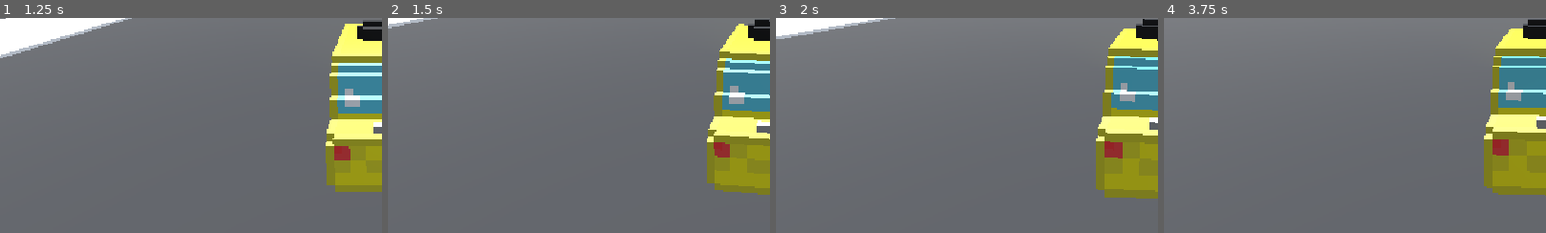
Above: before the commit, frames 1-4 (left to right).
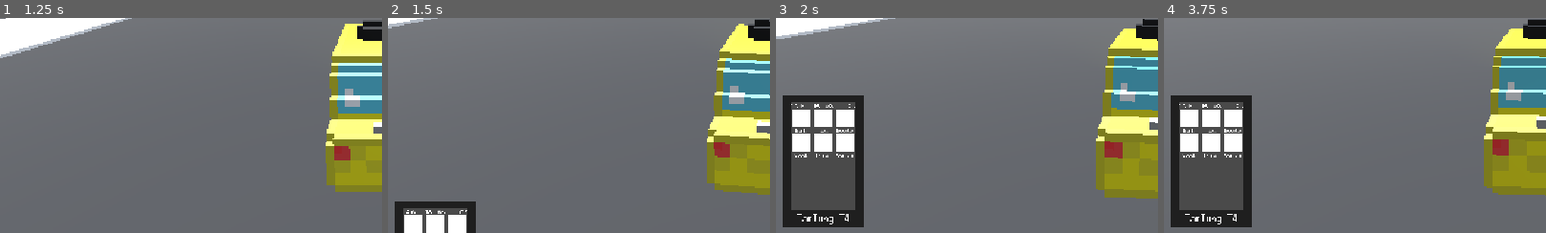
Above: after the commit, the same moments.

Repository: RafaeloxMC/super-taxi-sim
Game: Godot game, scene res://scenes/ui/main_menu.tscn
The game is run twice, just before and just after one commit, with the same random seed, the same clock (stepped at 60 frames per second) and the same inputs. A sky picture missing from this copy of the repository is replaced by a grey-blue gradient.
Inputs:
- Up to frame 1 (1.25 s): click "Play" at 0.5 s
- Up to frame 2 (1.5 s): tap Enter at 1.25 s; hold D (steer_right) from 1.28 s (still down); tap Q (phone, bound only after the commit) at 1.35 s
- Up to frame 3 (2 s): keep holding D (steer_right)
- Up to frame 4 (3.75 s): release D (steer_right) at 2.03 s; hold S (brake) 2.03-2.78 s; tap Q (phone, bound only after the commit) at 2.1, 3.05 s; hold D (steer_right) 2.78-3.53 s; tap Alt at 2.85 s; hold W (accelerate) from 3.53 s (still down); tap Shift at 3.6 s
The pictures show only the part of the screen within x 0-50%, y 50-100%; the shares and areas given below are measured in that part.

Frame 1 is identical in both runs. In frame 2, 3.1% of the frame differs, in the area x 1-23%, y 85-100%; in frame 3, 13%, in the area x 1-23%, y 36-98%; in frame 4, 13%.

Commit message:
Add animation for phone

Diff:
--- a/project.godot
+++ b/project.godot
@@ -55,6 +55,11 @@
 "events": [Object(InputEventKey,"resource_local_to_scene":false,"resource_name":"","device":-1,"window_id":0,"alt_press …(192 unchanged characters)…
 ]
 }
+phone={
+"deadzone": 0.2,
+"events": [Object(InputEventKey,"resource_local_to_scene":false,"resource_name":"","device":-1,"window_id":0,"alt_pressed":false,"shift_pressed":false,"ctrl_pressed":false,"meta_pressed":false,"pressed":false,"keycode":0,"physical_keycode":81,"key_label":0,"unicode":113,"location":0,"echo":false,"script":null)
+]
+}
 
 [rendering]
 
--- a/scenes/ui/phone.tscn
+++ b/scenes/ui/phone.tscn
@@ -1,6 +1,105 @@
-[gd_scene load_steps=2 format=3 uid="uid://dc28loonn3ymj"]
-
+[gd_scene load_steps=7 format=3 uid="uid://dc28loonn3ymj"]
+
+[ext_resource type="Script" uid="uid://btg63sdxjpwm8" path="res://scripts/ui/phone.gd" id="1_m12kn"]
 [ext_resource type="Theme" uid="uid://nfbuw1d6mf3f" path="res://assets/themes/ui.tres" id="1_srpgl"]
+
+[sub_resource type="Animation" id="Animation_m12kn"]
+resource_name = "pull"
+length = 0.5
+tracks/0/type = "bezier"
+tracks/0/imported = false
+tracks/0/enabled = true
+tracks/0/path = NodePath("Frame:position:x")
+tracks/0/interp = 1
+tracks/0/loop_wrap = true
+tracks/0/keys = {
+"handle_modes": PackedInt32Array(2, 0),
+"points": PackedFloat32Array(11, 0, 0, 0.083333336, 0, 11, -0.25, 0, 0.25, 0),
+"times": PackedFloat32Array(0, 0.5)
+}
+tracks/1/type = "bezier"
+tracks/1/imported = false
+tracks/1/enabled = true
+tracks/1/path = NodePath("Frame:position:y")
+tracks/1/interp = 1
+tracks/1/loop_wrap = true
+tracks/1/keys = {
+"handle_modes": PackedInt32Array(2, 0),
+"points": PackedFloat32Array(667, 0, 0, 0.083333336, -37.666668, 441, -0.25, 0, 0.25, 0),
+"times": PackedFloat32Array(0, 0.5)
+}
+
+[sub_resource type="Animation" id="Animation_1o12m"]
+length = 0.001
+tracks/0/type = "bezier"
+tracks/0/imported = false
+tracks/0/enabled = true
+tracks/0/path = NodePath("Frame:position:x")
+tracks/0/interp = 1
+tracks/0/loop_wrap = true
+tracks/0/keys = {
+"handle_modes": PackedInt32Array(0),
+"points": PackedFloat32Array(11, -0.25, 0, 0.25, 0),
+"times": PackedFloat32Array(0)
+}
+tracks/1/type = "bezier"
+tracks/1/imported = false
+tracks/1/enabled = true
+tracks/1/path = NodePath("Frame:position:y")
+tracks/1/interp = 1
+tracks/1/loop_wrap = true
+tracks/1/keys = {
+"handle_modes": PackedInt32Array(0),
+"points": PackedFloat32Array(441, -0.25, 0, 0.25, 0),
+"times": PackedFloat32Array(0)
+}
+
+[sub_resource type="Animation" id="Animation_35dvq"]
+resource_name = "put"
+length = 0.5
+tracks/0/type = "bezier"
+tracks/0/imported = false
+tracks/0/enabled = true
+tracks/0/path = NodePath("Frame:position:x")
+tracks/0/interp = 1
+tracks/0/loop_wrap = true
+tracks/0/keys = {
+"handle_modes": PackedInt32Array(0, 0),
+"points": PackedFloat32Array(11, -0.25, 0, 0.25, 0, 11, 0, 0, 0.083333336, 0),
+"times": PackedFloat32Array(0, 0.5)
+}
+tracks/1/type = "bezier"
+tracks/1/imported = false
+tracks/1/enabled = true
+tracks/1/path = NodePath("Frame:position:y")
+tracks/1/interp = 1
+tracks/1/loop_wrap = true
+tracks/1/keys = {
+"handle_modes": PackedInt32Array(0, 0),
+"points": PackedFloat32Array(441, -0.25, 0, 0.25, 0, 667, 0, 0, 0.083333336, -37.666668),
+"times": PackedFloat32Array(0, 0.5)
+}
+tracks/2/type = "method"
+tracks/2/imported = false
+tracks/2/enabled = true
+tracks/2/path = NodePath(".")
+tracks/2/interp = 1
+tracks/2/loop_wrap = true
+tracks/2/keys = {
+"times": PackedFloat32Array(0.5),
+"transitions": PackedFloat32Array(1),
+"values": [{
+"args": [],
+"method": &"queue_free"
+}]
+}
+
+[sub_resource type="AnimationLibrary" id="AnimationLibrary_35dvq"]
+_data = {
+&"RESET": SubResource("Animation_1o12m"),
+&"pull": SubResource("Animation_m12kn"),
+&"put": SubResource("Animation_35dvq")
+}
 
 [node name="Phone" type="Control"]
 layout_mode = 3
@@ -9,13 +108,14 @@
 anchor_bottom = 1.0
 grow_horizontal = 2
 grow_vertical = 2
+script = ExtResource("1_m12kn")
 
 [node name="Frame" type="ColorRect" parent="."]
 layout_mode = 0
 offset_left = 11.0
 offset_top = 441.0
 offset_right = 132.0
-offset_bottom = 640.0
+offset_bottom = 640.00037
 theme = ExtResource("1_srpgl")
 color = Color(0.12225223, 0.12225223, 0.12225223, 1)
 
@@ -302,3 +402,8 @@
 grow_horizontal = 2
 grow_vertical = 0
 text = "TamTung T4"
+
+[node name="AnimationPlayer" type="AnimationPlayer" parent="."]
+libraries = {
+&"": SubResource("AnimationLibrary_35dvq")
+}
--- a/scripts/ui/ingame_ui.gd
+++ b/scripts/ui/ingame_ui.gd
@@ -6,6 +6,7 @@
 @onready var fps: Label = $FPS
 
 var money_changed = preload("res://scenes/ui/money_changed.tscn")
+var phone = preload("res://scenes/ui/phone.tscn")
 
 # Called when the node enters the scene tree for the first time.
 func _ready() -> void:
@@ -30,6 +31,10 @@
 		money.add_theme_color_override("font_color", Color(240 * 1.0 / 255, 10 * 1.0 / 255, 10 * 1.0 / 255, 200 * 1.0 / 255))
 	fps.text = str(roundi(Engine.get_frames_per_second())) + " FPS"
 
+	if Input.is_action_just_pressed("phone") && !self.has_node("Phone"):
+		var node = phone.instantiate()
+		self.add_child(node)
+
 func speed_trap_triggered(_speed: float, _max_allowed: float):
 	color_rect.visible = true
 	await get_tree().create_timer(0.05).timeout
--- /dev/null
+++ b/scripts/ui/phone.gd
@@ -0,0 +1,13 @@
+extends Control
+
+@onready var animation_player: AnimationPlayer = $AnimationPlayer
+
+# Called when the node enters the scene tree for the first time.
+func _ready() -> void:
+	animation_player.play("pull")
+
+
+# Called every frame. 'delta' is the elapsed time since the previous frame.
+func _process(_delta: float) -> void:
+	if Input.is_action_just_pressed("phone"):
+		animation_player.play("put")
Not shown, added: scripts/ui/phone.gd.uid
